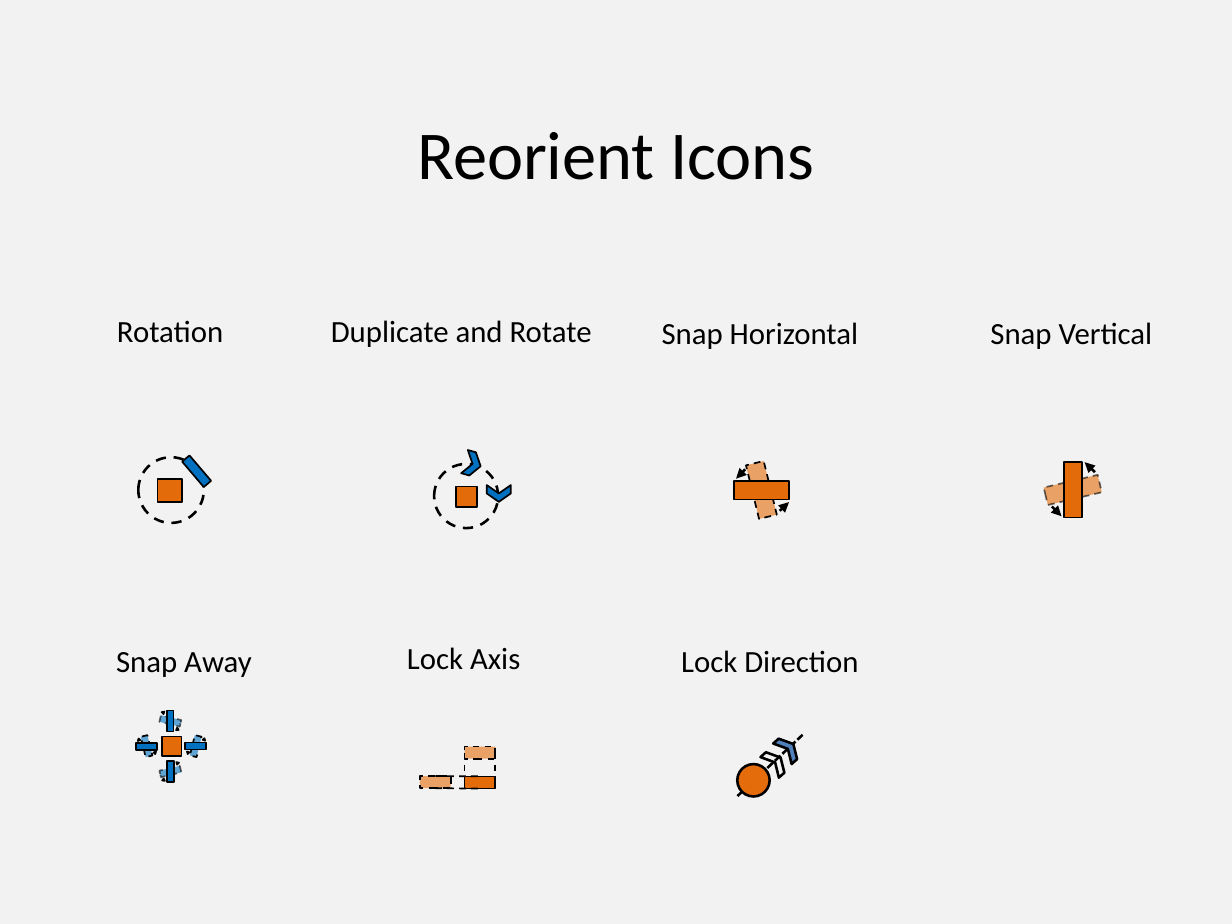
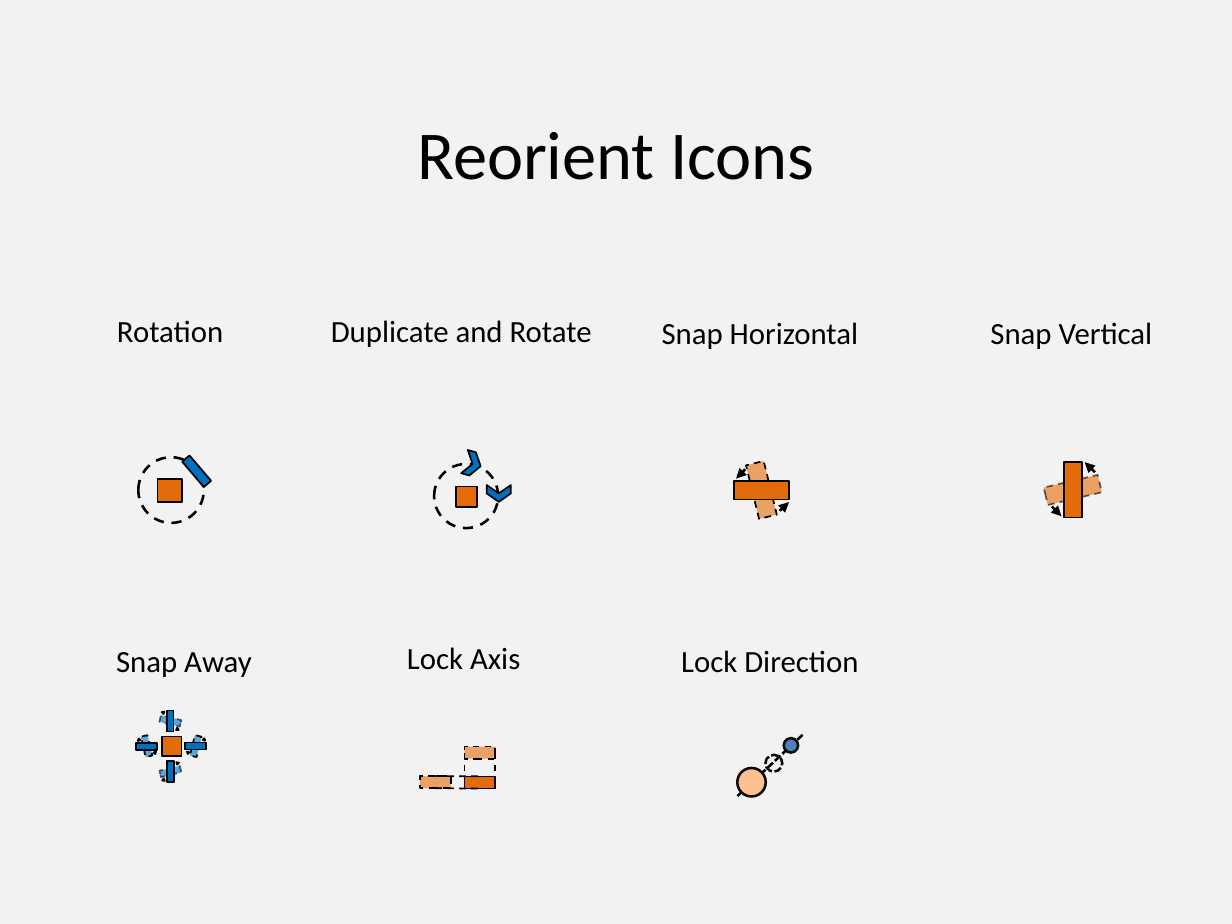
Before and after one commit to PowerPointLabs/PowerPointLabs, a slide deck: slide 6 of doc/Icons-PositionsLab.pptx. Drawn at 1232x924 pixels with LibreOffice and Linux fonts; fonts in the diff are those of the drawing. Boxes give left, top, right and bottom in pixels: in the first picture for what was removed or moved away, otherwise in the second. Text is boxed around its words. In the diff, an @@ line names an element or a change of style, - is before the commit and + after.

```diff
--- a/doc/Icons-PositionsLab.pptx
+++ b/doc/Icons-PositionsLab.pptx
@@ chevron removed at (760,748,789,778) @@
@@ chevron removed at (774,734,803,764) @@
@@ ellipse added at (784,738,798,753), fill #4F81BD, outline #0D0D0D 1.5 pt @@
@@ ellipse: place and size @@
-ellipse at (737,764,769,796)
+ellipse at (737,768,765,796)
@@ ellipse at (737,768,765,796): fill #E46C0A to #FAC090; outline #000000 1.5 pt to #0D0D0D 1.5 pt @@
@@ ellipse added at (765,755,782,772), outline #0D0D0D 1.5 pt dashed @@
```
Also in this commit, not shown: 1 other file.
